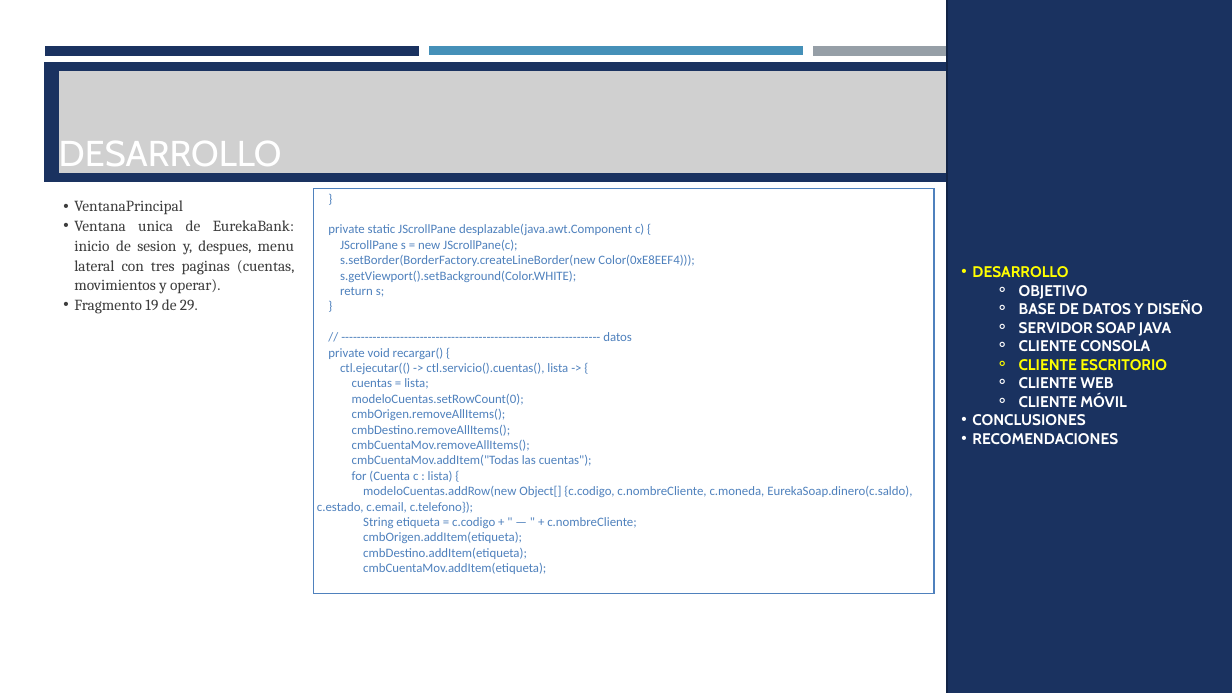
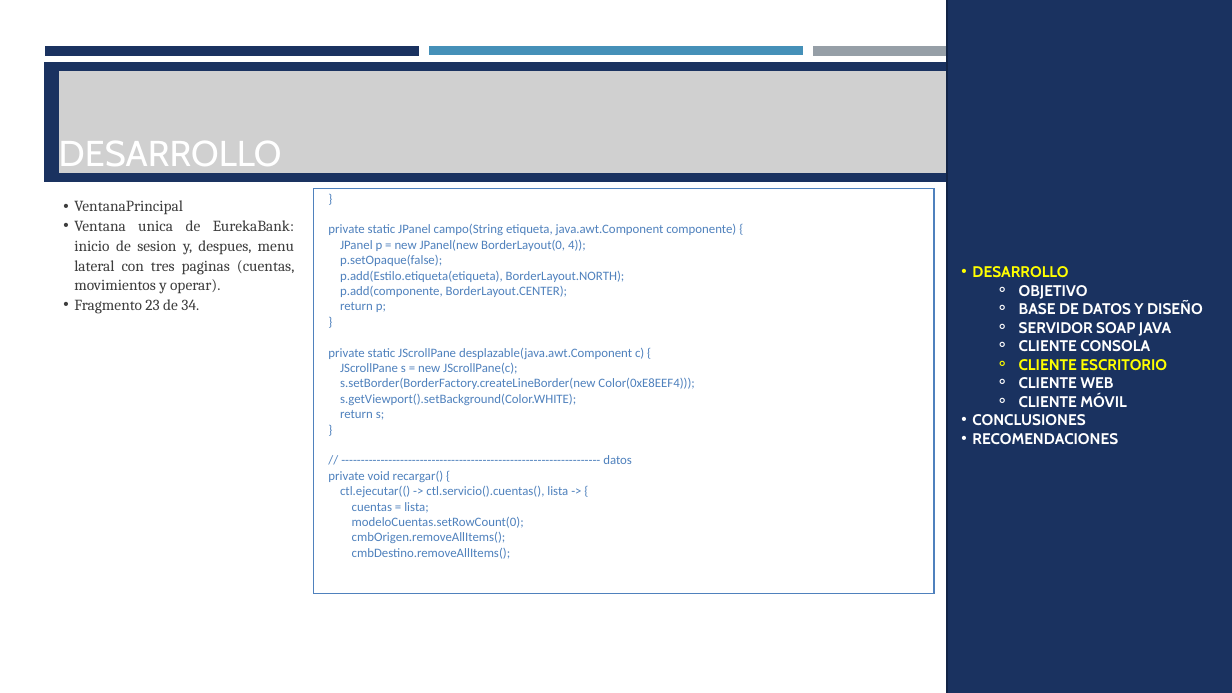
Before and after one commit to ldmoran/PAO202651_ARQSOFT_NRC36883, a slide deck: slide 95 of P1/TG1.1. PAO202651_SOAP_JAVA_EUREKABANK_NRC_36883_GR07/04. DOCUMENTACION/PRESENTACION TG1.1 EurekaBank SOAP Java con BDD LOCAL GR07.pptx (slide 91 before the commit). Drawn at 1232x693 pixels with LibreOffice and Linux fonts; fonts in the diff are those of the drawing; grey boxes stand for pictures. Boxes give left, top, right and bottom in pixels: in the first picture for what was removed or moved away, otherwise in the second. Text is boxed around its words. In the diff, an @@ line names an element or a change of style, - is before the commit and + after.

Commit message:
EurekaBank: login unificado (foto de Monster, campos con icono, boton azul) en escritorio, web y movil de TG1.1 y TG1.2; capturas y presentaciones actualizadas

```diff
--- a/P1/TG1.1. PAO202651_SOAP_JAVA_EUREKABANK_NRC_36883_GR07/04. DOCUMENTACION/PRESENTACION TG1.1 EurekaBank SOAP Java con BDD LOCAL GR07.pptx
+++ b/P1/TG1.1. PAO202651_SOAP_JAVA_EUREKABANK_NRC_36883_GR07/04. DOCUMENTACION/PRESENTACION TG1.1 EurekaBank SOAP Java con BDD LOCAL GR07.pptx
@@ text at (328,224,736,312): paragraphs added @@
+}
+private static JPanel campo(String etiqueta, java.awt.Component componente) {
+JPanel p = new JPanel(new BorderLayout(0, 4));
+p.setOpaque(false);
+p.add(Estilo.etiqueta(etiqueta), BorderLayout.NORTH);
+p.add(componente, BorderLayout.CENTER);
+return p;
@@ text at (74,299,199,314): text changed @@
-  • Fragmento 19 de 29.
+  • Fragmento 23 de 34.
@@ text at (317,440,912,574): paragraphs removed @@
-cmbCuentaMov.removeAllItems();
-cmbCuentaMov.addItem("Todas las cuentas");
-for (Cuenta c : lista) {
-modeloCuentas.addRow(new Object[] {c.codigo, c.nombreCliente, c.moneda, EurekaSoap.dinero(c.saldo), c.estado, c.email, c.telefono});
-String etiqueta = c.codigo + " — " + c.nombreCliente;
-cmbOrigen.addItem(etiqueta);
-cmbDestino.addItem(etiqueta);
-cmbCuentaMov.addItem(etiqueta);
```
Also in this commit, not shown: 28 other slides changed, 5 slides added, 33 other files.
